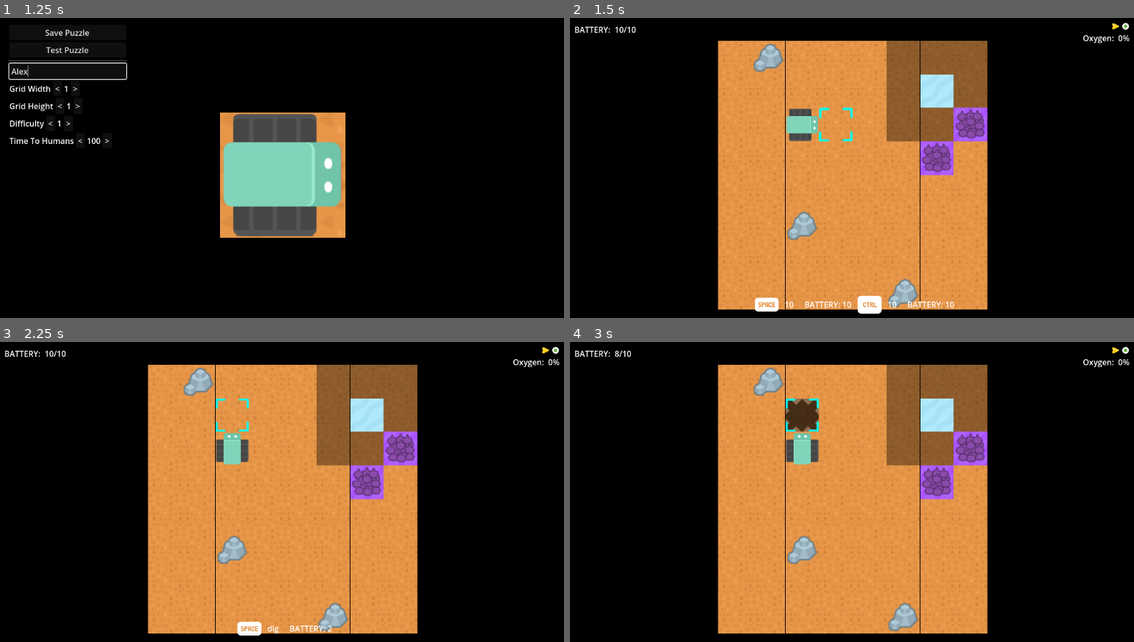
Above: before the commit, frames 1-4 (two rows, left to right).
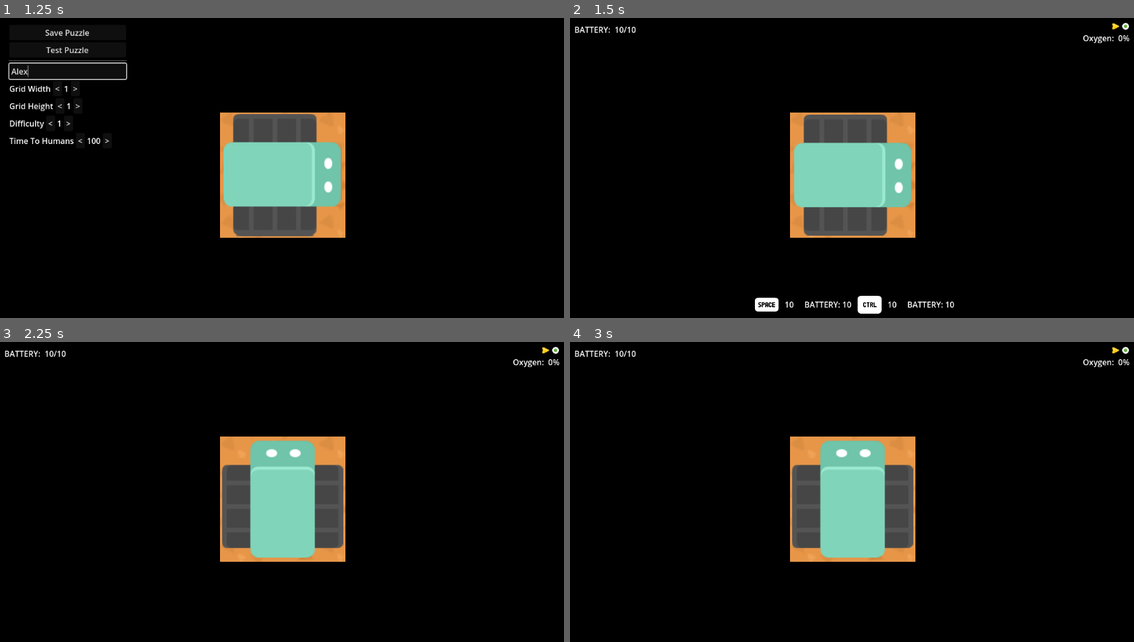
Above: after the commit, the same moments.

Repository: bardunbar/galway-game-jam-23
Game: Godot game, scene res://screens/puzzle_editor/puzzle_editor.tscn
The game is run twice, just before and just after one commit, with the same random seed, the same clock (stepped at 60 frames per second) and the same inputs. This scene is started directly instead of the project's main scene.
Inputs (mouse positions are in pixels of both pictures, inside the frame that each line leads up to):
- Up to frame 1 (1.25 s): click (67, 72) at 0.52 s; type "Alex" at 0.6 s
- Up to frame 2 (1.5 s): click "Test Puzzle" at 1.25 s
- Up to frame 3 (2.25 s): tap Enter at 2 s; move the mouse to (163, 381) at 2.02 s; hold Up (move_up) from 2.03 s (still down); tap Space (Action_1) at 2.1 s; click (163, 381) at 2.17 s
- Up to frame 4 (3 s): keep holding Up (move_up); tap Space (Action_1) at 2.75 s; move the mouse to (767, 381) at 2.77 s; tap Ctrl (Action_2) at 2.85 s; click (767, 381) at 2.92 s

Frame 1 is identical in both runs. In frame 2, 41% of the frame differs, in the area x 26-75%, y 7-98%; in frame 3, 42%; in frame 4, 42%, in the area x 7-75%, y 2-98%.

Commit message:
opening test puzzle

Diff:
--- a/project/screens/game/game_script.gd
+++ b/project/screens/game/game_script.gd
@@ -19,7 +19,10 @@
 
 func _ready() -> void:
 	# Initialize the player and grid
-	setup_grid(starting_level)
+	if TileGlobals.cur_testing_level:
+		setup_level(TileGlobals.cur_testing_level)
+	else:
+		setup_level(starting_level)
 
 	# initialize player connections
 	player.connect("action_points_changed", _on_action_points_changed)
@@ -45,7 +48,7 @@
 	grid.make_random_tiles(1, TileGlobals.TILE_TYPE.WATER)
 	grid.make_random_tiles(3, TileGlobals.TILE_TYPE.ROCK)
 
-func setup_grid(level_definition: LevelDefinition = null) -> void:
+func setup_level(level_definition: LevelDefinition = null) -> void:
 	if level_definition == null:
 		setup_demo_grid()
 	else:
--- a/project/screens/game/grid/grid.gd
+++ b/project/screens/game/grid/grid.gd
@@ -200,3 +200,5 @@
 			var type : TileGlobals.TILE_TYPE = level_data.grid_data[x + y * grid_width]
 			var cur_tile : Tile = get_tile(x, y)
 			cur_tile.set_tile_type(type)
+
+	startingGridLocation = Vector2(level_data.start_location.x, level_data.start_location.y)
